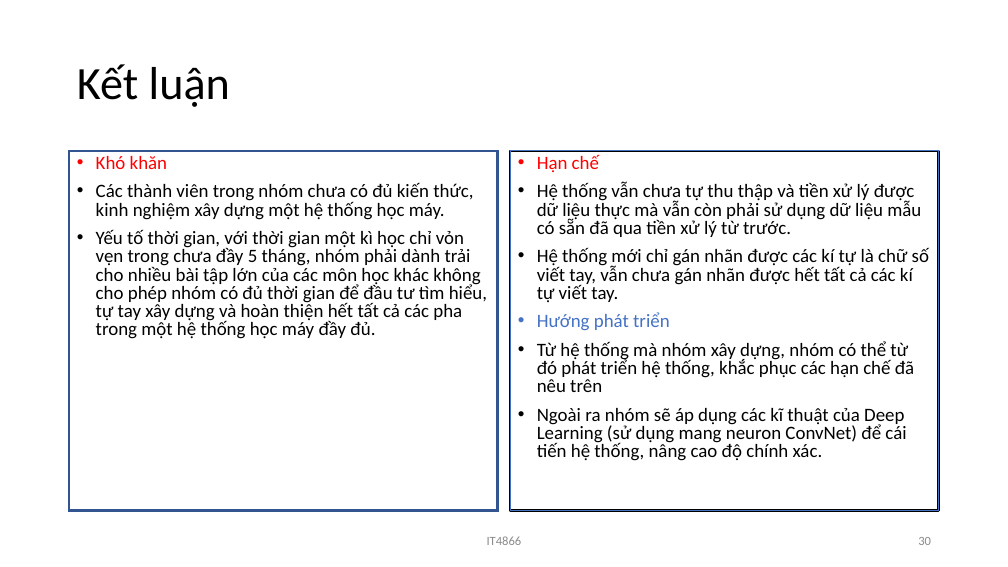
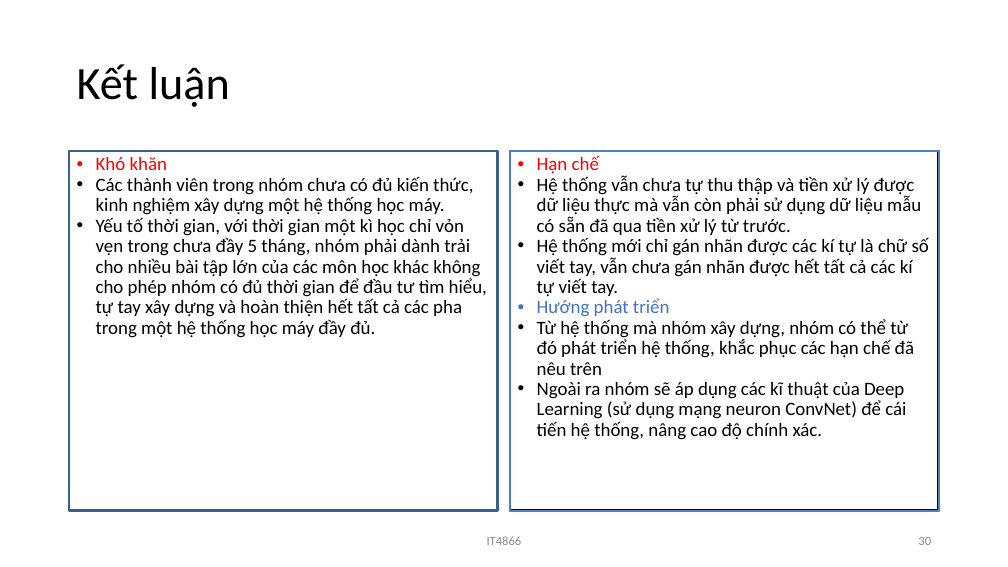
Before and after one commit to LuatVu/Hand-written-digits, a slide deck: slide 30 of Báo cáo/Slice báo cáo bài tập lớn.pptx. Drawn at 1008x567 pixels with LibreOffice and Linux fonts; fonts in the diff are those of the drawing; background and template pictures are left out. Boxes give left, top, right and bottom in pixels: in the first picture for what was removed or moved away, otherwise in the second. Text is boxed around its words. In the diff, an @@ line names an element or a change of style, - is before the commit and + after.

```diff
--- a/Báo cáo/Slice báo cáo bài tập lớn.pptx
+++ b/Báo cáo/Slice báo cáo bài tập lớn.pptx
@@ rectangle "Khó khăn" at box(70, 151, 498, 511): line spacing 0.8 to 0.9; less space between paragraphs; text to rectangle @@
@@ rectangle at box(70, 151, 498, 511): outline #325491 2.25 pt to #3A5F8C 2.24 pt @@
@@ rectangle "Hạn chế" at box(510, 151, 939, 511): text to rectangle; outline #000000 2.25 pt to #000000 2.24 pt @@
@@ rectangle at box(510, 151, 939, 511): outline #4472C4 1 pt to #4F81BD 2 pt @@
@@ text in rectangle at box(537, 155, 929, 375): line spacing 0.8 to 0.9; less space between paragraphs @@
@@ text in rectangle at box(537, 382, 906, 440): text changed @@
-• Ngoài ra nhóm sẽ áp dụng các kĩ thuật của Deep Learning (sử dụng mang neuron ConvNet) để cái tiến hệ thống, nâng cao độ chính xác.
+• Ngoài ra nhóm sẽ áp dụng các kĩ thuật của Deep Learning (sử dụng mạng neuron ConvNet) để cái tiến hệ thống, nâng cao độ chính xác.
```
Also in this commit, not shown: 30 other slides changed, 1 other file.
